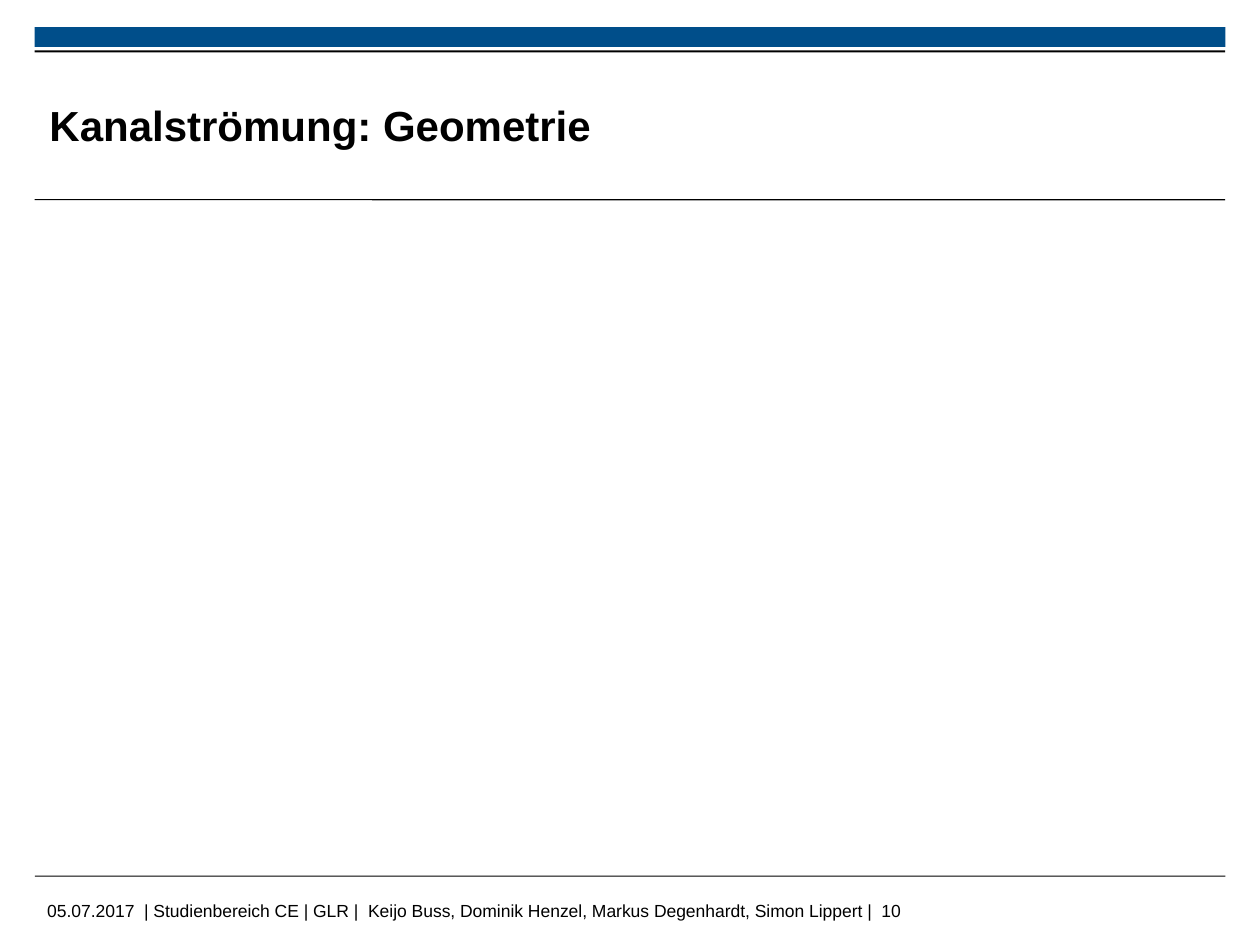
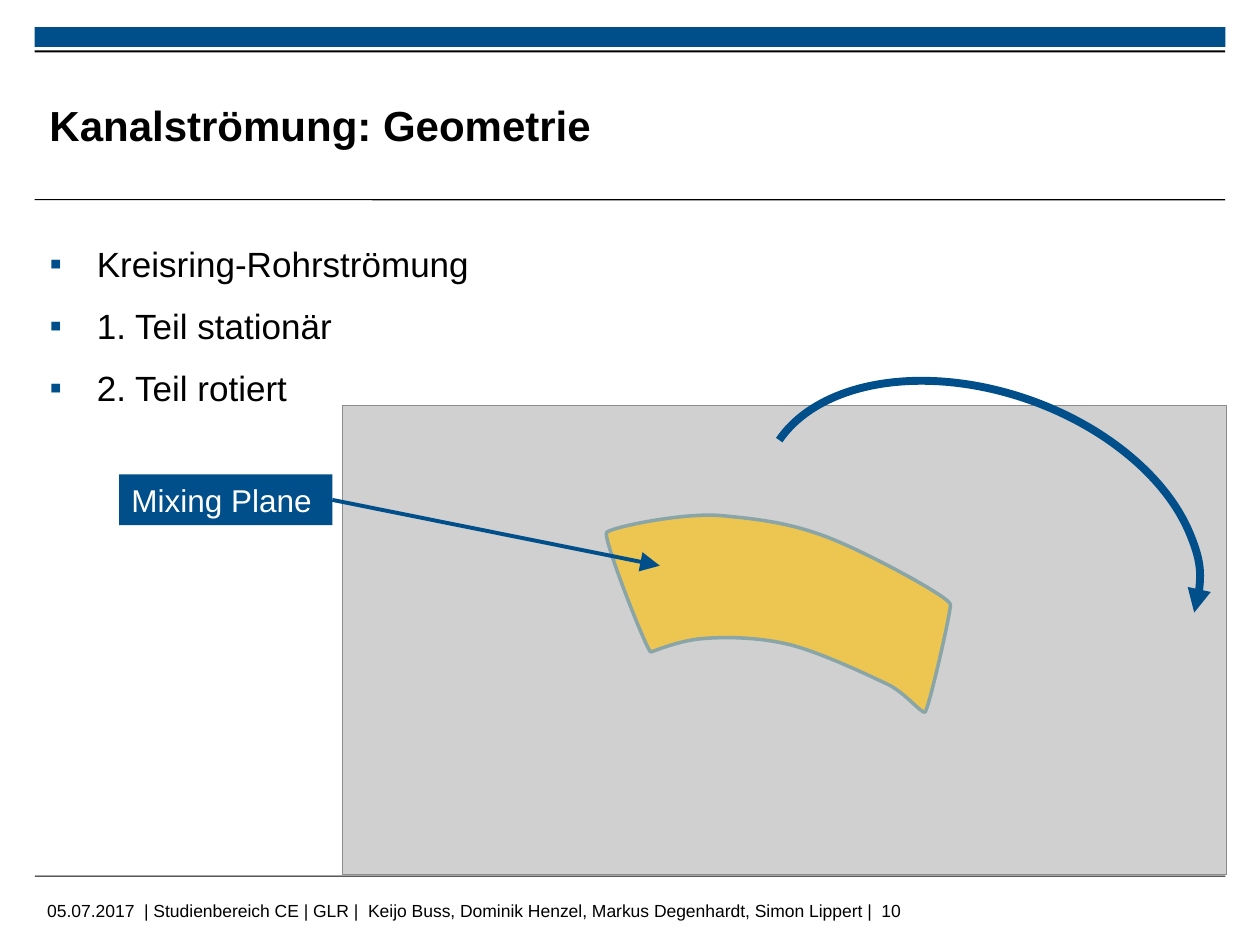
Before and after one commit to MDegenhardt/AusarbeitungADP, a slide deck: slide 10 of Präsentation/Abschluss_Präsentation_Keijo.pptx. Drawn at 1260x945 pixels with LibreOffice and Linux fonts; fonts in the diff are those of the drawing; grey boxes stand for pictures; background and template pictures are left out. Boxes give left, top, right and bottom in pixels: in the first picture for what was removed or moved away, otherwise in the second. Text is boxed around its words. In the diff, an @@ line names an element or a change of style, - is before the commit and + after.

```diff
--- a/Präsentation/Abschluss_Präsentation_Keijo.pptx
+++ b/Präsentation/Abschluss_Präsentation_Keijo.pptx
@@ text added at bbox=[97, 251, 469, 402], 20 pt, text #000000 @@
+▪ Kreisring-Rohrströmung
+▪ 1. Teil stationär
+▪ 2. Teil rotiert
@@ arc (boxed as its full ellipse) added at bbox=[719, 325, 1243, 751], outline #004E8A 4.5 pt @@
@@ picture added at bbox=[343, 406, 1227, 874] @@
@@ rectangle added at bbox=[118, 475, 331, 525], fill #004E8A, 18 pt, text #FFFFFF @@
+Mixing Plane
@@ arrow added from (333, 500) to (660, 566), #004E8A 2.25 pt @@
@@ freeform shape added at bbox=[606, 515, 950, 713], fill #FFC000 at 61% opacity, outline #8AA6A8 2 pt @@
```
Also in this commit, not shown: 4 other slides changed.
